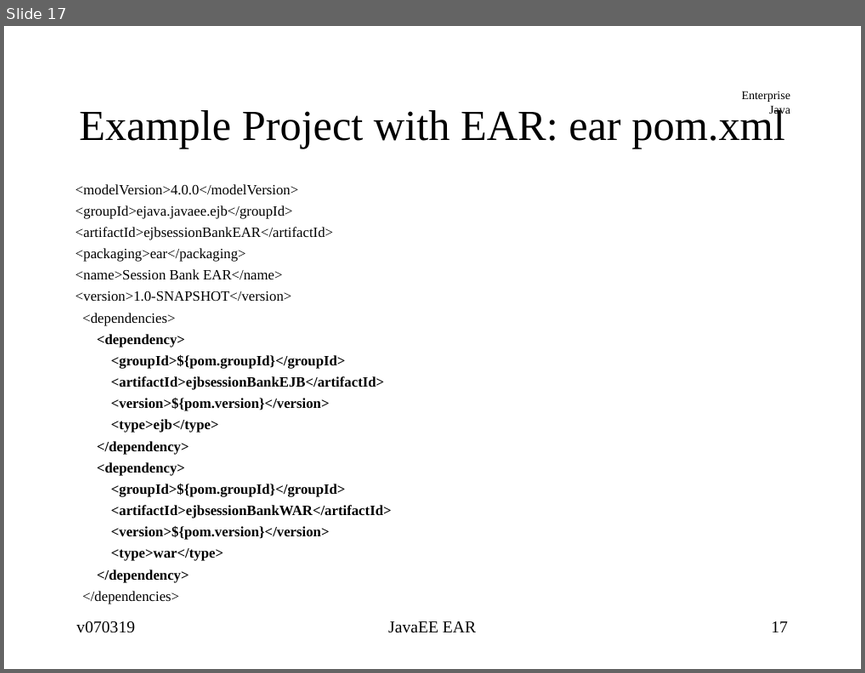
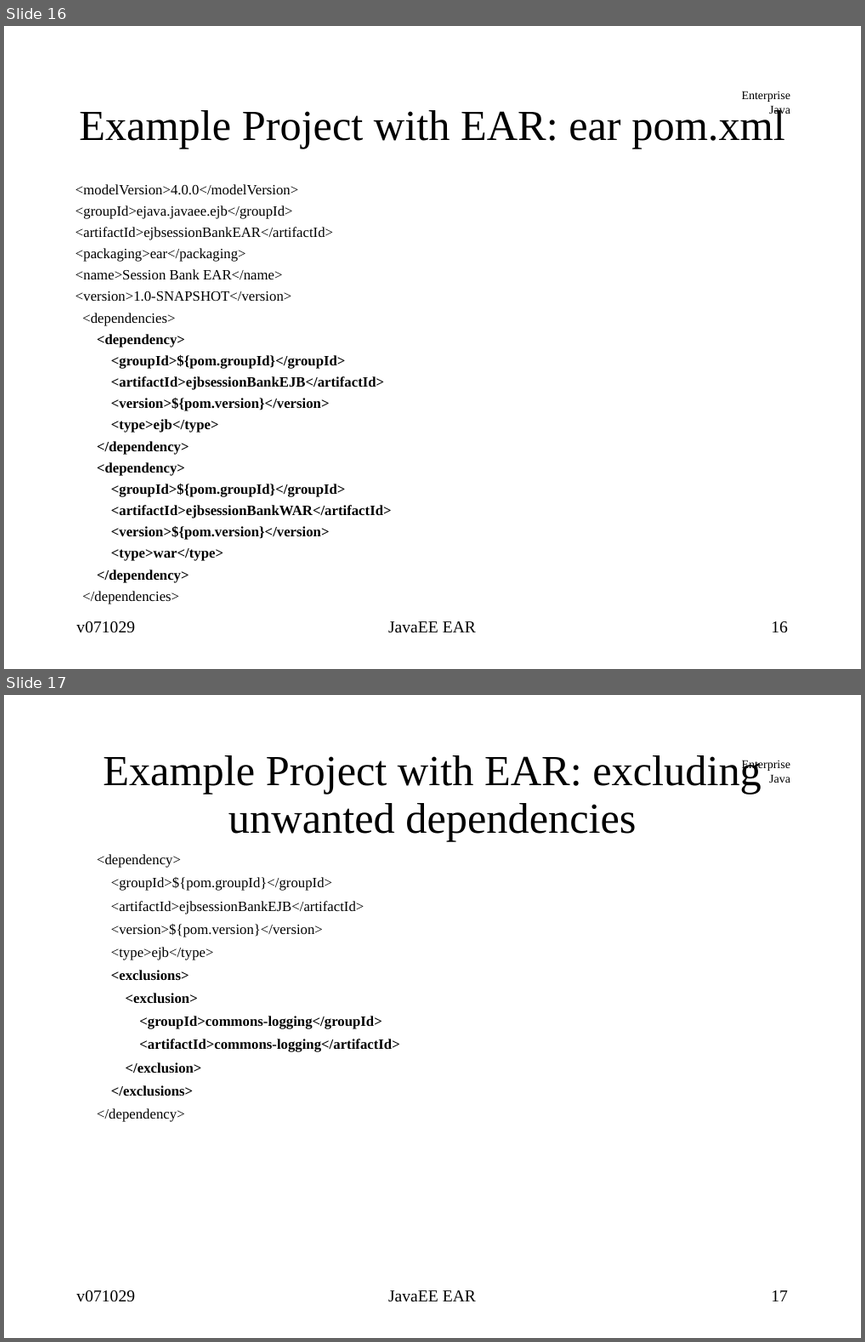
Before and after one commit to jcstaff/ejava-javaee, a slide deck: course-docs/src/site/resources/lectures/javaeeEAR.ppt. Shown one above the other, each under a label of ours: slide 17 before the commit, slides 16 and 17 after it. The pictures are 865x673 and 865x1342 pixels, drawn with LibreOffice and Linux fonts; fonts in the diff are those of the drawing. Boxes give left, top, right and bottom in pixels: in the first picture for what was removed or moved away, otherwise in the second. Text is boxed around its words. In the diff, an @@ line names an element or a change of style, - is before the commit and + after.

```diff
--- a/course-docs/src/site/resources/lectures/javaeeEAR.ppt
+++ b/course-docs/src/site/resources/lectures/javaeeEAR.ppt
@@ slide 17 added at <box>4,695,861,1338</box>, background #FFFFFF; not listed: 1 template element that a slide beside it also shows @@
@@ title added at <box>103,755,761,842</box>, 36 pt, text #000000 @@
+Example Project with EAR: excluding unwanted dependencies
@@ text added at <box>97,854,399,1122</box>, 12 pt, text #000000 @@
+<dependency>
+<groupId>${pom.groupId}</groupId>
+<artifactId>ejbsessionBankEJB</artifactId>
+<version>${pom.version}</version>
+<type>ejb</type>
+<exclusions>
+<exclusion>
+<groupId>commons-logging</groupId>
+<artifactId>commons-logging</artifactId>
+</exclusion>
+</exclusions>
+</dependency>
@@ text added at <box>76,1290,135,1302</box>, 14 pt, text #000000 @@
+v071029
@@ text added at <box>388,1290,476,1302</box>, 14 pt, text #000000 @@
+JavaEE EAR
@@ page number added at <box>771,1290,788,1301</box>, 14 pt, text #000000 @@
+17
@@ what was slide 17 is now slide 16 @@
@@ slide 16 changed as well @@
@@ text at <box>76,621,135,633</box>: text changed @@
-v070319
+v071029
@@ page number at <box>771,621,788,633</box>: text changed @@
-17
+16
```
Also in this commit, not shown: 16 other slides changed, 8 other slides added, 1 slide removed, 7 other files.
